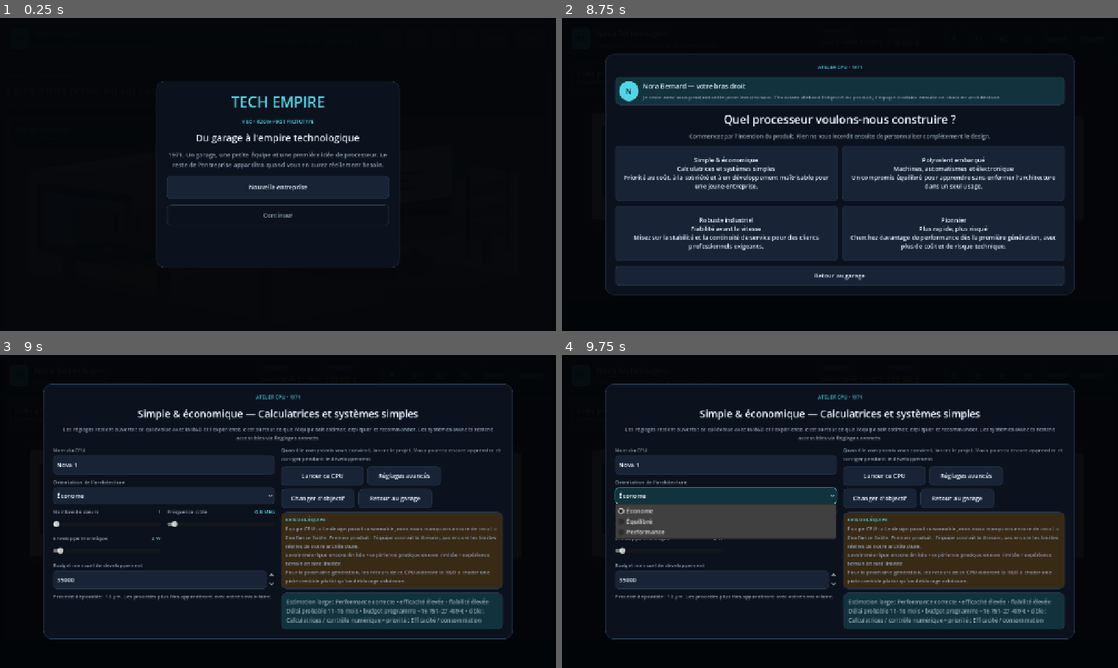
Above: before the commit, frames 1-4 (two rows, left to right).
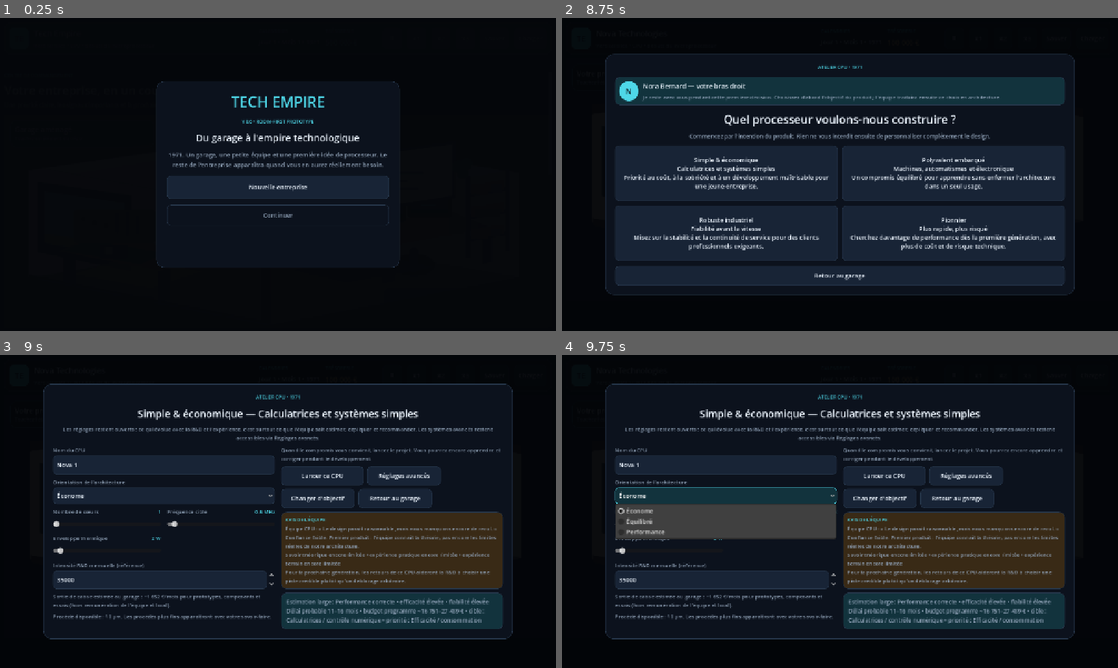
Above: after the commit, the same moments.

Repository: vadorus/addonhardwaregame2d
Game: Godot game, scene res://main.tscn
Two runs of this game, one before a commit and one after it. Both use one fixed random seed, a clock stepped at 60 frames per second and the inputs below.
Inputs (mouse positions are in pixels of both pictures, inside the frame that each line leads up to):
- Up to frame 1 (0.25 s): no input
- Up to frame 2 (8.75 s): click "Nouvelle entreprise" at 0.5 s; click "Ⅱ" at 1.25 s; click "x1" at 2 s; click "x2" at 2.75 s; click "x3" at 3.5 s; click "Sauver" at 4.25 s; click "Charger" at 5 s; click (689, 249) at 5.77 s; click (828, 230) at 6.52 s; click (695, 193) at 7.25 s; click "Nouveau processeur" at 8 s
- Up to frame 3 (9 s): click "Simple & économique Calculatr…" at 8.75 s
- Up to frame 4 (9.75 s): click "Économe" at 9.5 s

Frames 1-2 are identical in both runs. In frame 3, 0.7% of the frame differs, in the area x 9-49%, y 66-85%; in frame 4, 0.7%.

Commit message:
ux: show real garage cash cost beside R&D intensity

Diff:
--- a/ui/FirstCpuWorkshop.gd
+++ b/ui/FirstCpuWorkshop.gd
@@ -68,6 +68,7 @@
 var _name_edit: LineEdit
 var _preset_select: OptionButton
 var _budget: SpinBox
+var _budget_cost_label: Label
 var _cores: HSlider
 var _frequency: HSlider
 var _cache: HSlider
@@ -291,7 +292,10 @@
 	_budget.value = 45000
 	_budget.custom_minimum_size.y = 42
 	_budget.value_changed.connect(func(_v): _refresh_preview())
-	left_column.add_child(_field("Budget mensuel de développement", _budget))
+	left_column.add_child(_field("Intensité R&D mensuelle (référence)", _budget))
+	_budget_cost_label = UI.muted_label("", 12)
+	_budget_cost_label.autowrap_mode = TextServer.AUTOWRAP_WORD_SMART
+	left_column.add_child(_budget_cost_label)
 
 	var node_label := UI.muted_label("Procédé disponible : 10 µm. Les procédés plus fins apparaîtront avec votre savoir-faire.", 12)
 	node_label.autowrap_mode = TextServer.AUTOWRAP_WORD_SMART
@@ -433,6 +437,14 @@
 		int(_budget.value),
 		GameData.sourcing_profile("INTERNAL")
 	)
+	if _budget_cost_label != null:
+		var garage_cash_cost := ResearchManager.quoted_development_monthly_cost(
+			"INTERNAL",
+			int(_budget.value),
+			GameData.sourcing_profile("INTERNAL")
+		)
+		_budget_cost_label.text = "Sortie de caisse estimée au garage : ~%s €/mois pour prototypes, composants et essais (hors rémunération de l'équipe et local)." % UI.money(garage_cash_cost)
+
 	var advice := CPU_ADVICE.advice(design, evaluation, str(_selected_brief.get("focus", "BALANCED")))
 	var detail_level := int(advice.get("level", 0))
 	if _cache_field_root != null:
